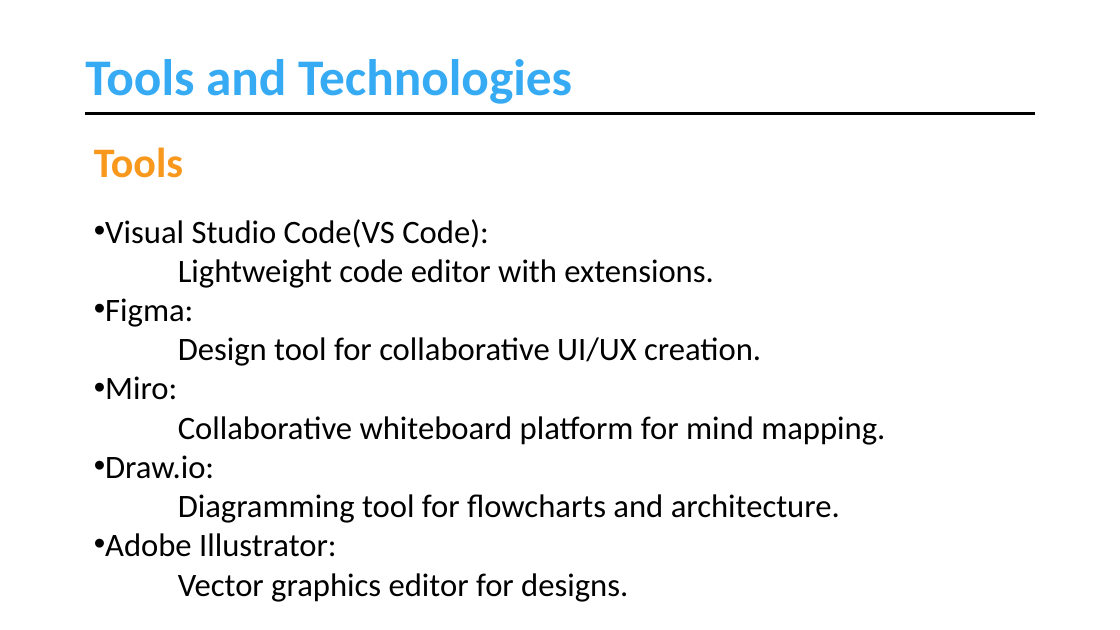
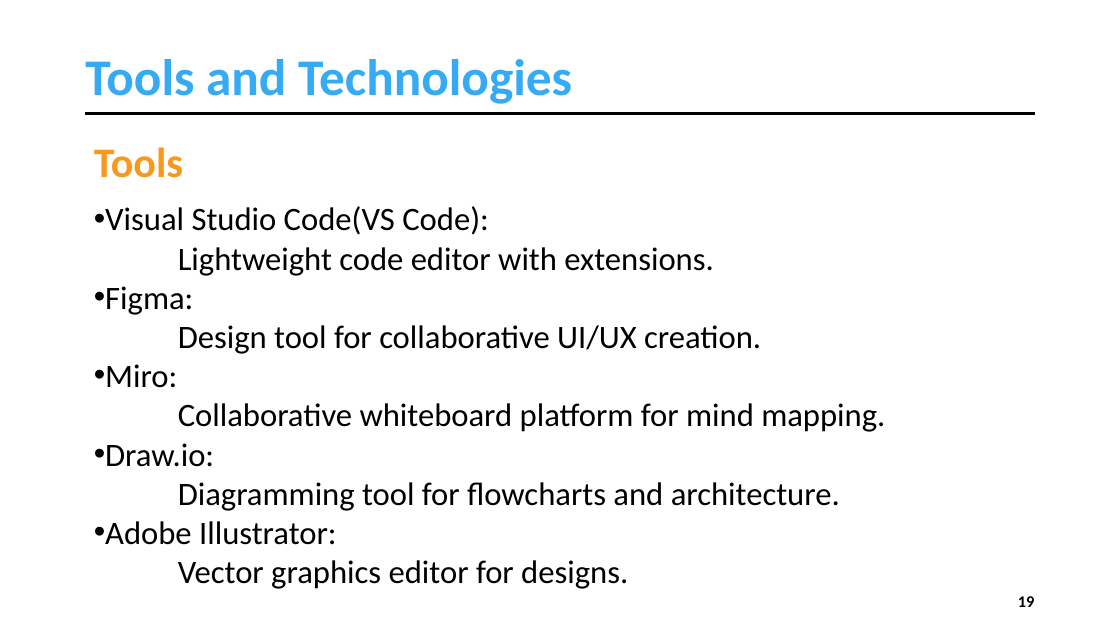
Before and after one commit to muhammadahsanmirza/fyp-constituency-connect, a slide deck: slide 19 of 4 - Idea Evaluation/Idea Evaluation Slides - Working Draft.pptx (slide 26 before the commit). Drawn at 1120x630 pixels with LibreOffice and Linux fonts; fonts in the diff are those of the drawing. Boxes give left, top, right and bottom in pixels: in the first picture for what was removed or moved away, otherwise in the second. Text is boxed around its words. In the diff, an @@ line names an element or a change of style, - is before the commit and + after.

Commit message:
Add Block Diagram and Idea Evaluation Slides

```diff
--- a/4 - Idea Evaluation/Idea Evaluation Slides - Working Draft.pptx
+++ b/4 - Idea Evaluation/Idea Evaluation Slides - Working Draft.pptx
@@ text "Visual Studio Code(VS Code): Lightweight ...": place and size @@
-text "Visual Studio Code(VS Code): Lightweight ..." at [105, 219, 885, 602]
+text "Visual Studio Code(VS Code): Lightweight ..." at [105, 206, 885, 589]
@@ page number added at [1018, 596, 1035, 607], 14 pt, text #000000, bold @@
+19
```
Also in this commit, not shown: 22 other slides changed, 4 slides added, 9 slides removed, 13 other files.
